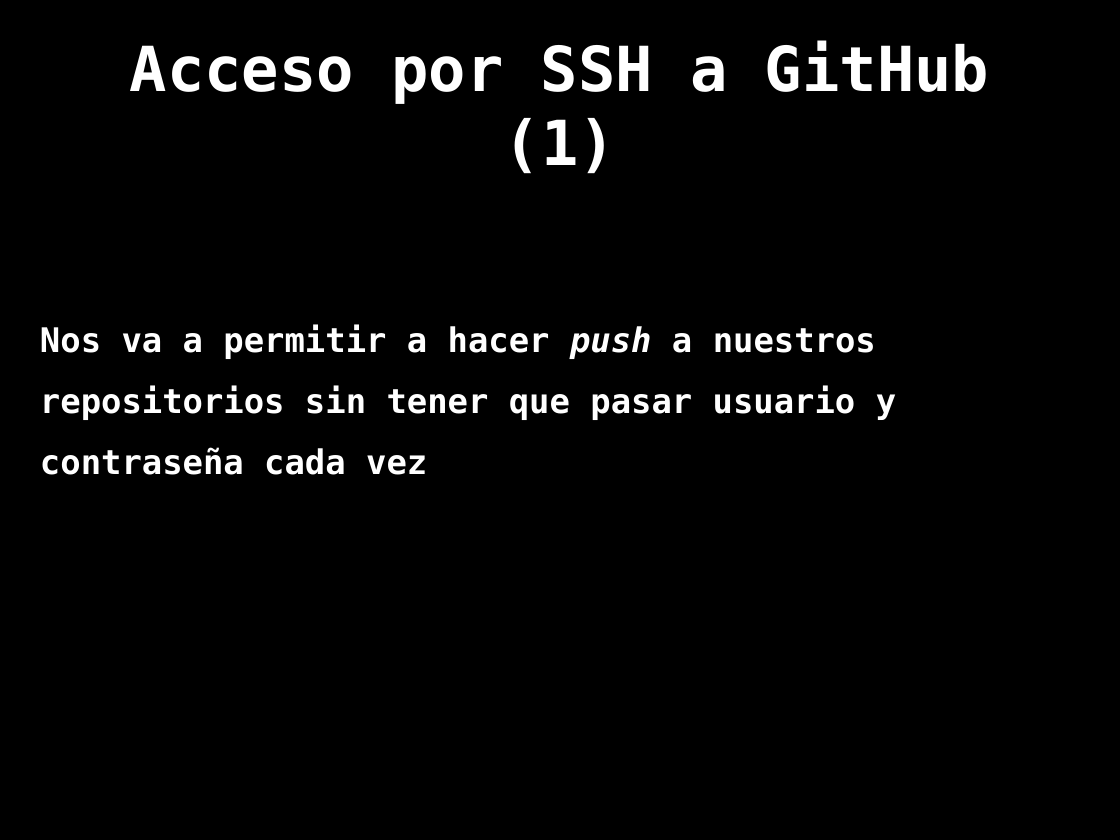
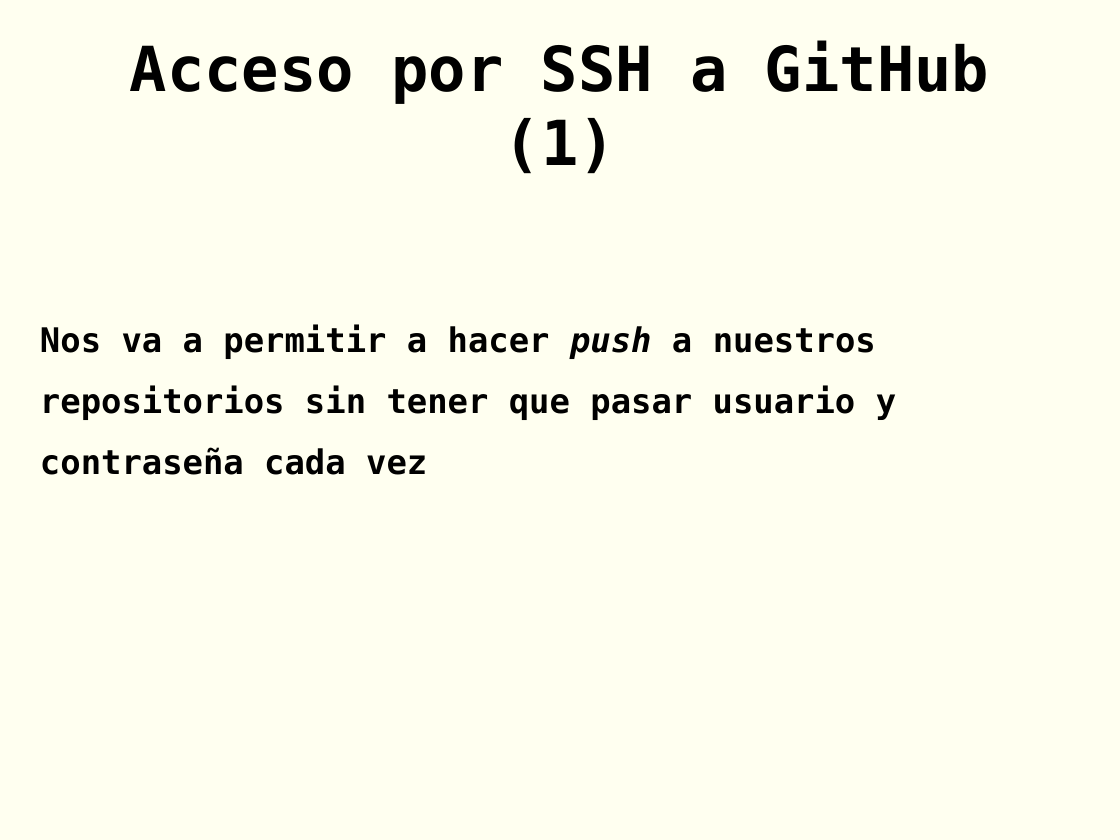
Before and after one commit to rgmf/DWES, a slide deck: slide 9 of 00_requisitos_previos/presentacion/git_y_github.odp. Drawn at 1120x840 pixels with LibreOffice and Linux fonts; fonts in the diff are those of the drawing. Boxes give left, top, right and bottom in pixels: in the first picture for what was removed or moved away, otherwise in the second. Text is boxed around its words. In the diff, an @@ line names an element or a change of style, - is before the commit and + after.

```diff
--- a/00_requisitos_previos/presentacion/git_y_github.odp
+++ b/00_requisitos_previos/presentacion/git_y_github.odp
@@ background #000000 to #FFFFF0 @@
@@ title "Acceso por SSH a GitHub ..." at <box>130,41,989,174</box>: text colour #FFFFFF to #000000 @@
@@ text "Nos va a permitir a ..." at <box>40,324,896,475</box>: text colour #FFFFFF to #000000 @@
```
Also in this commit, not shown: 13 other slides changed, 1 other file.
